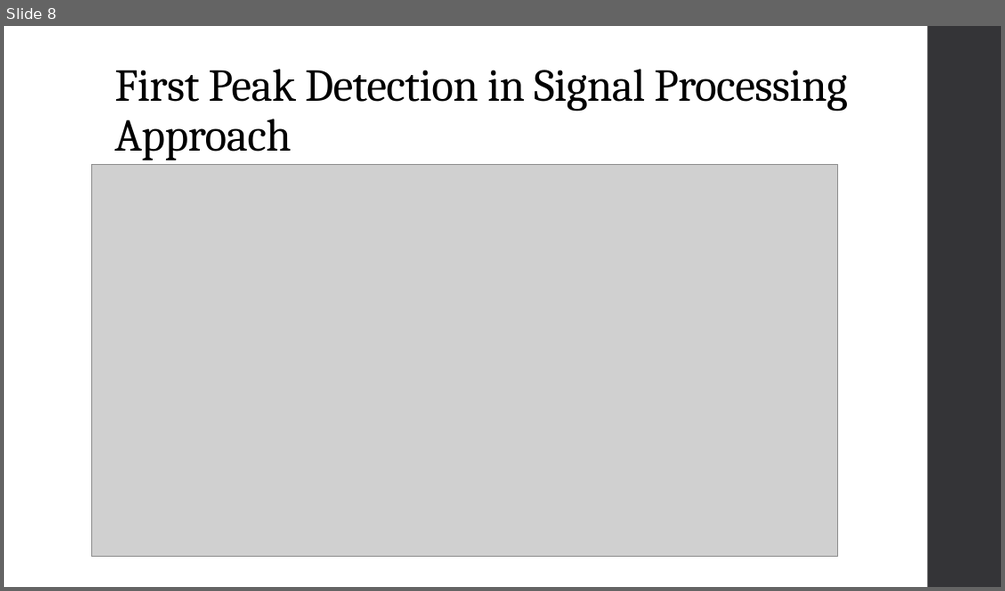
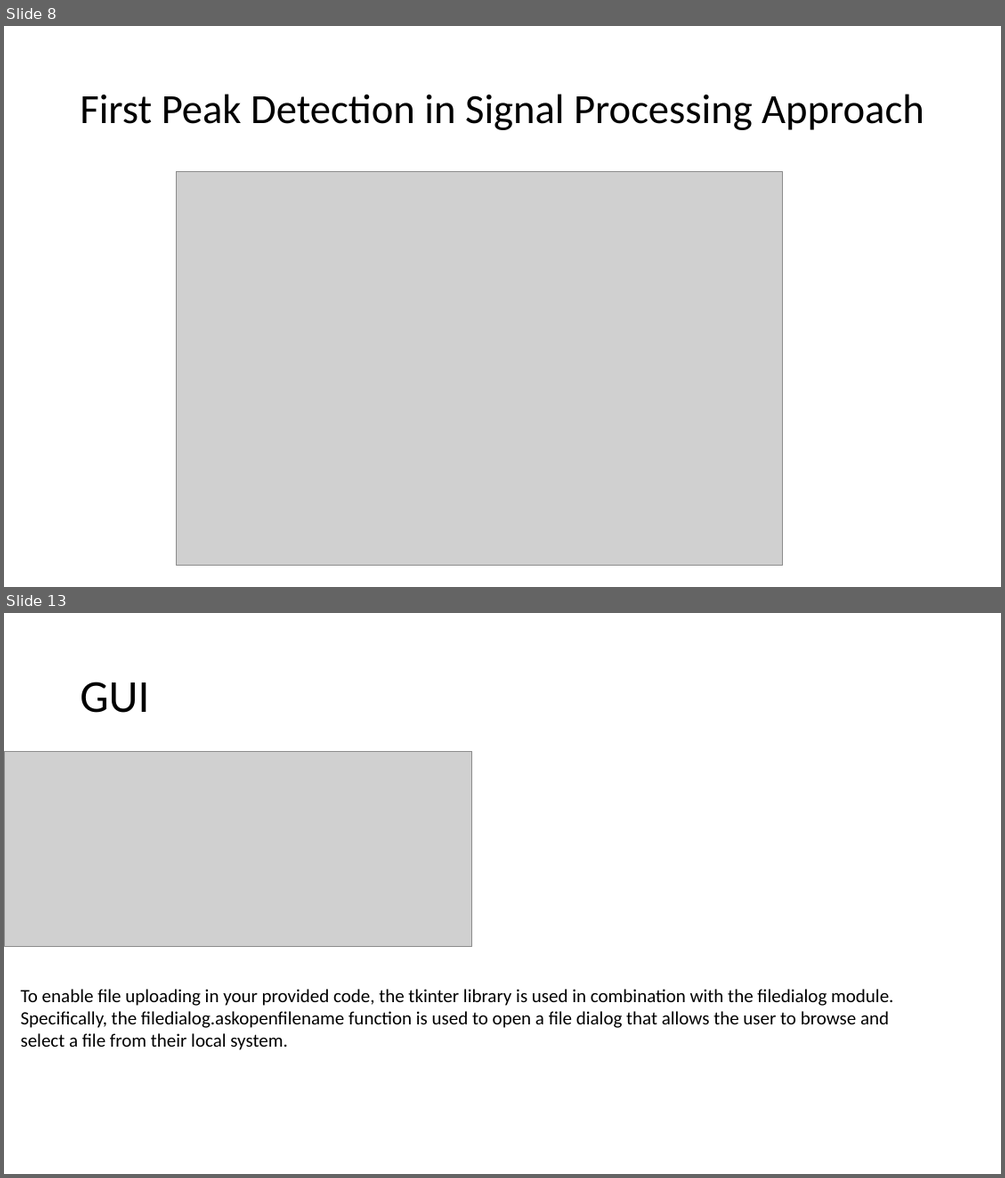
Before and after one commit to Fathir-shishir/peak-detection-, a slide deck: CI project T1.pptx. Shown one above the other, each under a label of ours: slide 8 before the commit, slides 8 and 13 after it; the slides between them are not shown. The pictures are 1005x591 and 1005x1178 pixels, drawn with LibreOffice and Linux fonts; fonts in the diff are those of the drawing; grey boxes stand for pictures. Boxes give left, top, right and bottom in pixels: in the first picture for what was removed or moved away, otherwise in the second. Text is boxed around its words. In the diff, an @@ line names an element or a change of style, - is before the commit and + after.

```diff
--- a/CI project T1.pptx
+++ b/CI project T1.pptx
@@ slide 13 added at [4,613,1001,1174], background #FFFFFF @@
@@ title added at [80,682,149,713], 44 pt, text #000000 @@
+GUI
@@ picture added at [4,751,472,946] @@
@@ text added at [21,989,893,1050], 18 pt, text #000000 @@
+To enable file uploading in your provided code, the tkinter library is used in combination with the filedialog module. Specifically, the filedialog.askopenfilename function is used to open a file dialog that allows the user to browse and select a file from their local system.
@@ slide 8 changed as well @@
@@ rectangle removed at [928,26,1001,587] @@
@@ title "First Peak Detection in Signal ...": place and size @@
-title "First Peak Detection in Signal ..." at [114,69,847,160]
+title "First Peak Detection in Signal ..." at [80,94,924,130]
@@ title "First Peak Detection in Signal ..." at [80,94,924,130]: size 44 to 40 pt, font Cambria to Calibri, letter spacing -0.5 to 0 pt; vertical alignment bottom to middle @@
@@ picture: place and size @@
-picture at [91,164,838,556]
+picture at [176,172,783,565]
```
Also in this commit, not shown: 11 other slides changed, 3 other slides added, 5 slides removed.
